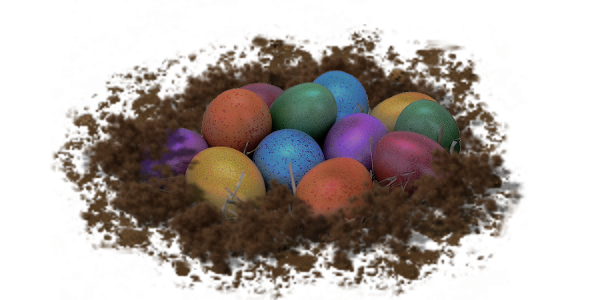
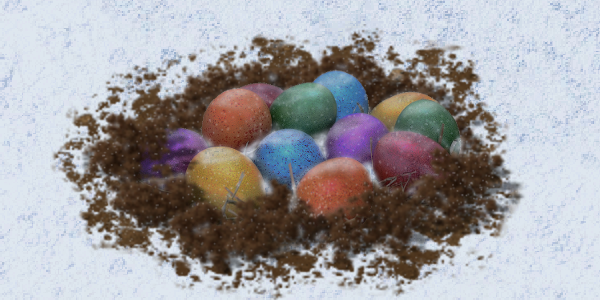
Two versions of the same layered image (600 × 300). Layer-by-layer changes:
added layer "snow layer" above "hr-brown-fluff-05.png" over [66, 28, 521, 286]
added layer "snow background (testing)" over [0, 0, 600, 300]
